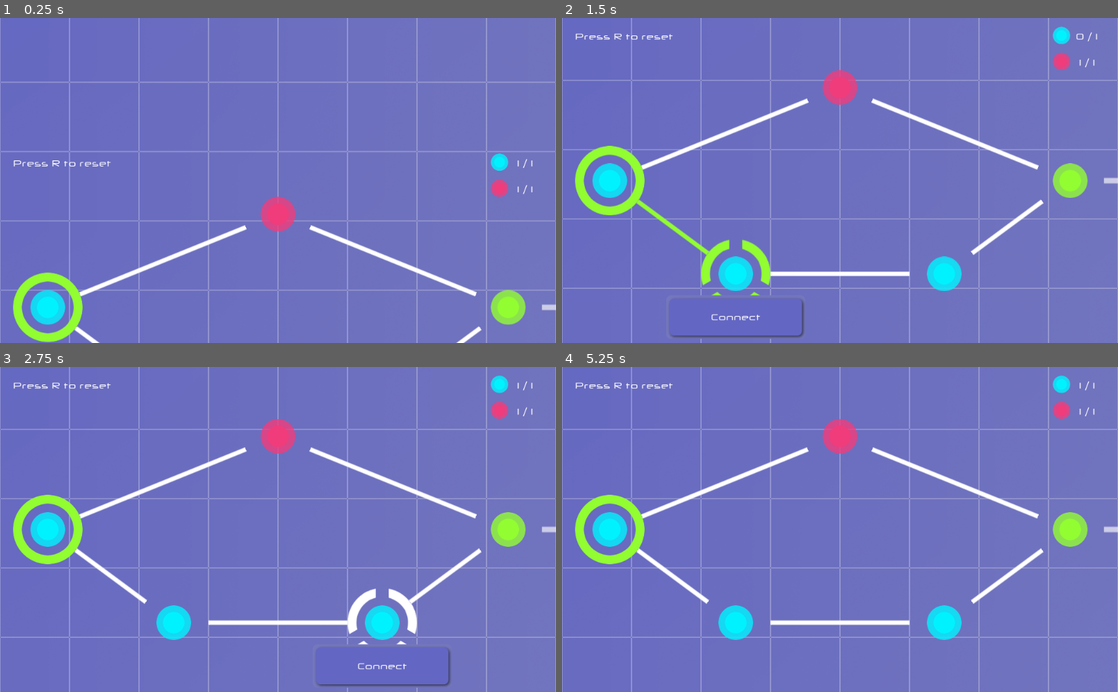
Above: before the commit, frames 1-4 (two rows, left to right).
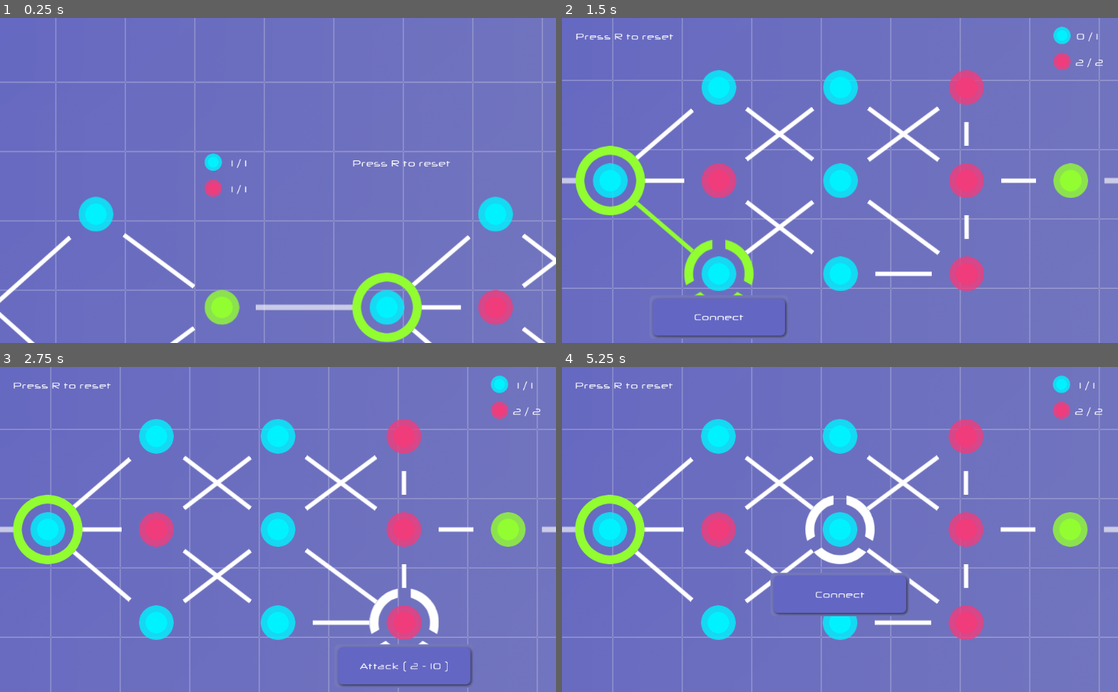
Above: after the commit, the same moments.

Repository: Maaack/Node-Traversal
Game: Godot game, scene res://Scenes/Main.tscn
Same seed, same stepped clock (60 frames per second), same inputs: the game is played once before the commit and once after it.
Inputs (mouse positions are in pixels of both pictures, inside the frame that each line leads up to):
- Up to frame 1 (0.25 s): no input
- Up to frame 2 (1.5 s): tap R (game_reset_action) at 0.5, 1.25 s; move the mouse to (612, 216) at 0.52 s; press the mouse at (612, 216) at 0.53 s; move the mouse to (734, 274) at 1.27 s; release the mouse at (734, 274) at 1.28 s; click (734, 274) at 1.35 s
- Up to frame 3 (2.75 s): tap R (game_reset_action) at 2 s; move the mouse to (383, 623) at 2.02 s; press the mouse at (383, 623) at 2.03 s
- Up to frame 4 (5.25 s): tap R (game_reset_action) at 2.75, 3.5, 4.25 s; move the mouse to (840, 435) at 2.77 s; release the mouse at (840, 435) at 2.78 s; click (840, 435) at 2.85 s; move the mouse to (1067, 529) at 3.52 s; press the mouse at (1067, 529) at 3.53 s; move the mouse to (673, 480) at 4.27 s; release the mouse at (673, 480) at 4.28 s; click (673, 480) at 4.35 s; move the mouse to (867, 529) at 5.02 s; press the mouse at (867, 529) at 5.03 s

The runs differ from the first frame. In frame 1, 12% of the frame differs, in the area x 0-100%, y 0-100%; in frame 2, 14%; in frame 3, 14%; in frame 4, 14%.

Commit message:
GAME-02: Update level 1-2.

Diff:
--- a/Scenes/GameLayer/GameLayer.tscn
+++ b/Scenes/GameLayer/GameLayer.tscn
@@ -23,7 +23,7 @@
 __meta__ = {
 "_edit_use_anchors_": false
 }
-starting_level_index = 7
+starting_level_index = 9
 
 [node name="Game" type="Node2D" parent="."]
 
@@ -64,17 +64,13 @@
 [node name="Level_1_0" parent="Game" instance=ExtResource( 4 )]
 position = Vector2( 0, 864 )
 
-[node name="Level_1_1" parent="Game" groups=[
-"LEVEL",
-] instance=ExtResource( 5 )]
+[node name="Level_1_1" parent="Game" instance=ExtResource( 5 )]
 position = Vector2( 1152, 864 )
 
 [node name="Level_1_2" parent="Game" instance=ExtResource( 10 )]
 position = Vector2( 2304, 864 )
 
-[node name="Level_1_3" parent="Game" groups=[
-"LEVEL",
-] instance=ExtResource( 15 )]
+[node name="Level_1_3" parent="Game" instance=ExtResource( 15 )]
 position = Vector2( 3456, 864 )
 
 [node name="LevelYouWon" parent="Game" instance=ExtResource( 14 )]
--- a/Scenes/GameLayer/IntrusionLevels/Chapter_1/Level_1_2.tscn
+++ b/Scenes/GameLayer/IntrusionLevels/Chapter_1/Level_1_2.tscn
@@ -36,9 +36,10 @@
 position = Vector2( 744, 128 )
 
 [node name="IntrusionPath" parent="." index="11"]
+visible = false
 position = Vector2( 400, 472 )
-target_a_path = NodePath("../../Level_1_2/OpenNode")
-target_b_path = NodePath("../../Level_1_2/OpenNode2")
+target_a_path = NodePath("")
+target_b_path = NodePath("")
 
 [node name="IntrusionPath2" parent="." index="12"]
 position = Vector2( 188, 386 )
--- a/Scenes/GameLayer/IntrusionLevels/Chapter_1/Level_1_3.tscn
+++ b/Scenes/GameLayer/IntrusionLevels/Chapter_1/Level_1_3.tscn
@@ -33,6 +33,7 @@
 position = Vector2( 744, 392 )
 
 [node name="IntrusionPath" parent="." index="11"]
+visible = true
 position = Vector2( 400, 474 )
 target_a_path = NodePath("../OpenNode")
 target_b_path = NodePath("../OpenNode2")
